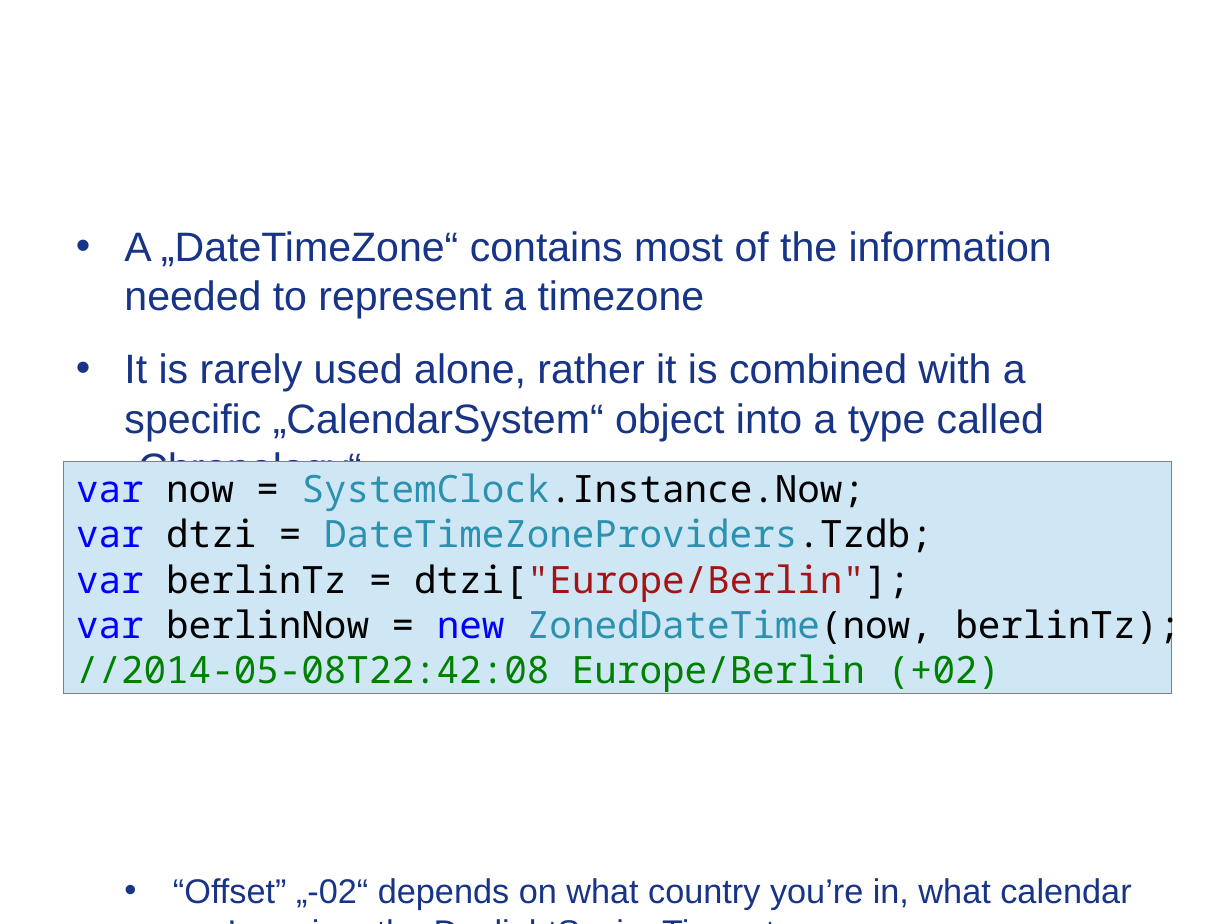
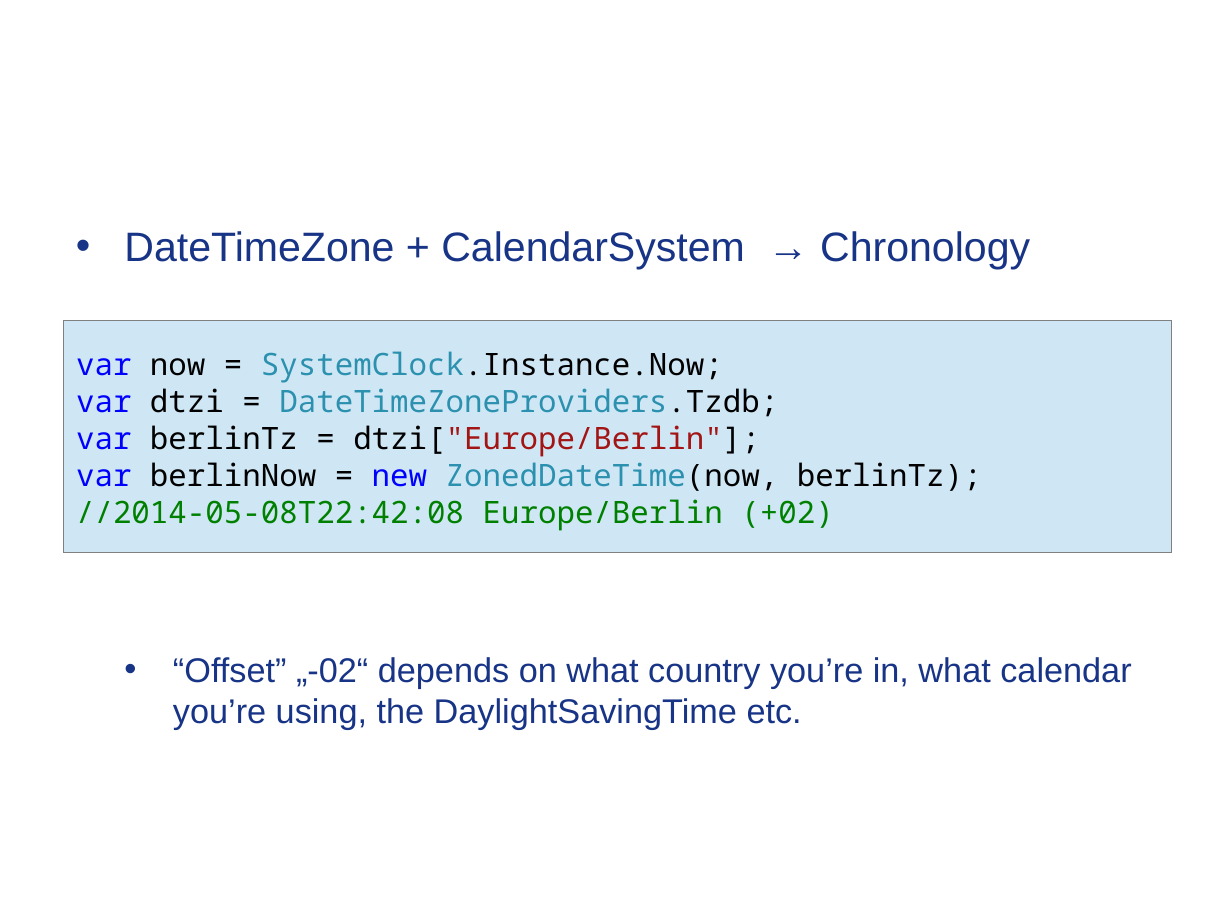
Before and after one commit to Timothep/MarathonWOShoes, a slide deck: slide 14 of BarefootMarathon.odp (slide 15 before the commit). Drawn at 1232x924 pixels with LibreOffice and Linux fonts; fonts in the diff are those of the drawing; background and template pictures are left out. Boxes give left, top, right and bottom in pixels: in the first picture for what was removed or moved away, otherwise in the second. Text is boxed around its words. In the diff, an @@ line names an element or a change of style, - is before the commit and + after.

Commit message:
Noda

```diff
--- a/BarefootMarathon.odp
+++ b/BarefootMarathon.odp
@@ title at (124, 231, 1030, 269): text changed @@
-NodaTime, DateTimeZone, CalendarSystem & Chronology
+DateTimeZone, CalendarSystem & Chronology
@@ text at (124, 231, 1052, 441): text changed @@
-• A „DateTimeZone“ contains most of the information needed to represent a timezone
-• It is rarely used alone, rather it is combined with a specific „CalendarSystem“ object into a type called „Chronology“
+• DateTimeZone + CalendarSystem → Chronology
@@ rectangle "var now = SystemClock.Instance.Now;": place and size @@
-rectangle "var now = SystemClock.Instance.Now;" at (64, 462, 1172, 694)
+rectangle "var now = SystemClock.Instance.Now;" at (64, 322, 1172, 553)
@@ rectangle "var now = SystemClock.Instance.Now;" at (64, 322, 1172, 553): size 22 to 18 pt @@
```
Also in this commit, not shown: 10 other slides changed, 2 slides added, 5 slides removed, 4 other files.
